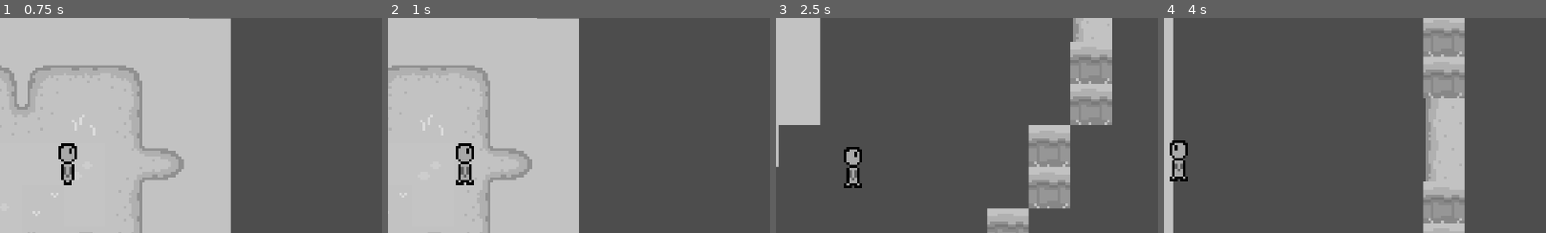
Above: before the commit, frames 1-4 (left to right).
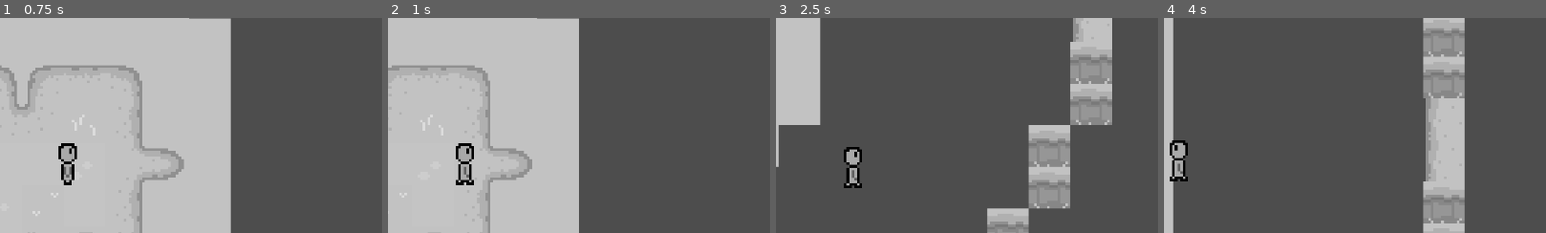
Above: after the commit, the same moments.

Repository: SFloreaWSC/Eva
Game: Godot game, scene res://scenes/game.tscn
The game is run twice, just before and just after one commit, with the same random seed, the same clock (stepped at 60 frames per second) and the same inputs.
Inputs:
- Up to frame 1 (0.75 s): tap Enter at 0.5 s; hold D (right) from 0.53 s (still down)
- Up to frame 2 (1 s): keep holding D (right)
- Up to frame 3 (2.5 s): release D (right) at 1.28 s; hold S (down) 1.28-2.03 s; hold D (right) from 2.03 s (still down)
- Up to frame 4 (4 s): release D (right) at 2.78 s; hold W (up) 2.78-3.53 s; hold A (left) from 3.53 s (still down)
The pictures show only the part of the screen within x 44-94%, y 16-66%; the shares and areas given below are measured in that part.

Frame 1 is identical in both runs. In frame 2, less than 0.1% of the frame differs, in the area x 19-22%, y 69-75%; in frame 3, less than 0.1%; in frame 4, less than 0.1%.

Commit message:
Improvements
THE new AND improved sprite and movement stuff.

Diff:
--- a/scenes/player.tscn
+++ b/scenes/player.tscn
@@ -100,7 +100,7 @@
 }],
 "loop": true,
 "name": &"idle",
-"speed": 1.0
+"speed": 2.0
 }, {
 "frames": [{
 "duration": 1.0,
@@ -151,7 +151,7 @@
 }],
 "loop": true,
 "name": &"walkright",
-"speed": 3.99
+"speed": 4.0
 }, {
 "frames": [{
 "duration": 1.0,
@@ -180,8 +180,8 @@
 
 [node name="AnimatedSprite2D" type="AnimatedSprite2D" parent="."]
 sprite_frames = SubResource("SpriteFrames_4hsm7")
-animation = &"walkleft"
-frame_progress = 0.803085
+animation = &"idle"
+frame_progress = 0.500974
 
 [node name="CollisionShape2D" type="CollisionShape2D" parent="."]
 visible = false
--- a/scripts/player.gd
+++ b/scripts/player.gd
@@ -12,7 +12,7 @@
 	print(input_direction)
 
 	if Input.get_action_strength("right") - Input.get_action_strength("left") == 1:
-		animation.play("walkright")
+			animation.play("walkright")
 	elif Input.get_action_strength("right") - Input.get_action_strength("left") == -1:
 		animation.play("walkleft")
 	elif Input.get_action_strength("down") - Input.get_action_strength("up") == 1:
Binary file changed: assets/Game sprites/charsheet1.png
